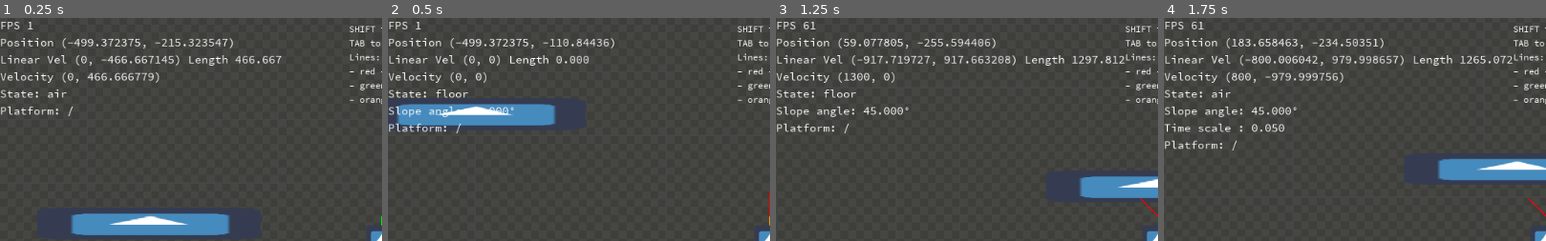
Above: before the commit, frames 1-4 (left to right).
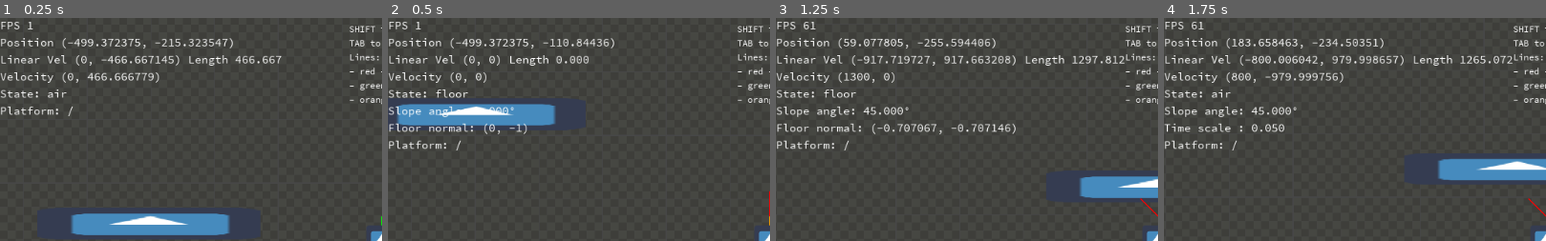
Above: after the commit, the same moments.

Repository: fabriceci/move_and_slide
Game: Godot game, scene res://World.tscn
The game is run twice, just before and just after one commit, with the same random seed, the same clock (stepped at 60 frames per second) and the same inputs. The engine's default icon, where the game draws it, is replaced by a stand-in: a white triangle on a blue panel in a dark square.
Inputs:
- Up to frame 1 (0.25 s): no input
- Up to frame 2 (0.5 s): no input
- Up to frame 3 (1.25 s): tap Enter (ui_accept) at 0.5, 0.77 s; hold Right (ui_right) from 0.53 s (still down); hold Shift (run) from 0.53 s (still down)
- Up to frame 4 (1.75 s): keep holding Right (ui_right); release Shift (run) at 1.28 s; tap Tab (slow) at 1.35 s; tap Enter (ui_accept) at 1.52 s
The pictures show only the part of the screen within x 0-50%, y 0-50%; the shares and areas given below are measured in that part.

Frame 1 is identical in both runs. In frame 2, 0.7% of the frame differs, in the area x 0-37%, y 47-60%; in frame 3, 1.1%, in the area x 0-63%, y 47-60%; in frame 4, nothing differs.

Commit message:
Add floor/wall normal in HUD

Diff:
--- a/Player/Custom/PlayerCustom.gd
+++ b/Player/Custom/PlayerCustom.gd
@@ -41,8 +41,11 @@
 	if auto:
 		velocity.x = 1300
 
-	if Global.SLOWDOWN_FALLING_WALL and on_wall and wall_normal.normalized().dot(velocity.normalized()) <= -0.99 and velocity.y > 0:
-		velocity.y = 70
+	if Global.SLOWDOWN_FALLING_WALL and on_wall and velocity.y > 0:
+		var velX = velocity.slide(Global.UP_DIRECTION).normalized()
+		var dot = wall_normal.normalized().dot(velX)
+		if is_equal_approx(dot, -1):
+			velocity.y = 70
 
 	velocity = custom_move_and_slide(velocity, Global.UP_DIRECTION, Global.STOP_ON_SLOPE, 4, deg2rad(Global.MAX_ANGLE_DEG), true, Global.MOVE_ON_FLOOR_ONLY, Global.CONSTANT_SPEED_ON_FLOOR, Global.SLIDE_ON_CEILING, [1])
 
--- a/World.gd
+++ b/World.gd
@@ -29,6 +29,11 @@
 		$CanvasLayer/Control/Label.text += "\nSlope angle: %.3f°" % rad2deg(acos($Player.raycast.get_collision_normal().dot(Vector2.UP)))
 	if Engine.time_scale != 1.0:
 		$CanvasLayer/Control/Label.text += "\nTime scale : %.3f" % Engine.time_scale
+	if current_index == 0:
+		if $Player.on_wall:
+			$CanvasLayer/Control/Label.text += "\nWall normal: " + str($Player.wall_normal)
+		elif $Player.on_floor:
+			$CanvasLayer/Control/Label.text += "\nFloor normal: " + str($Player.floor_normal)
 	$CanvasLayer/Control/Label.text += "\nPlatform: " + platform_msg
 
 func _process(_delta: float) -> void:
